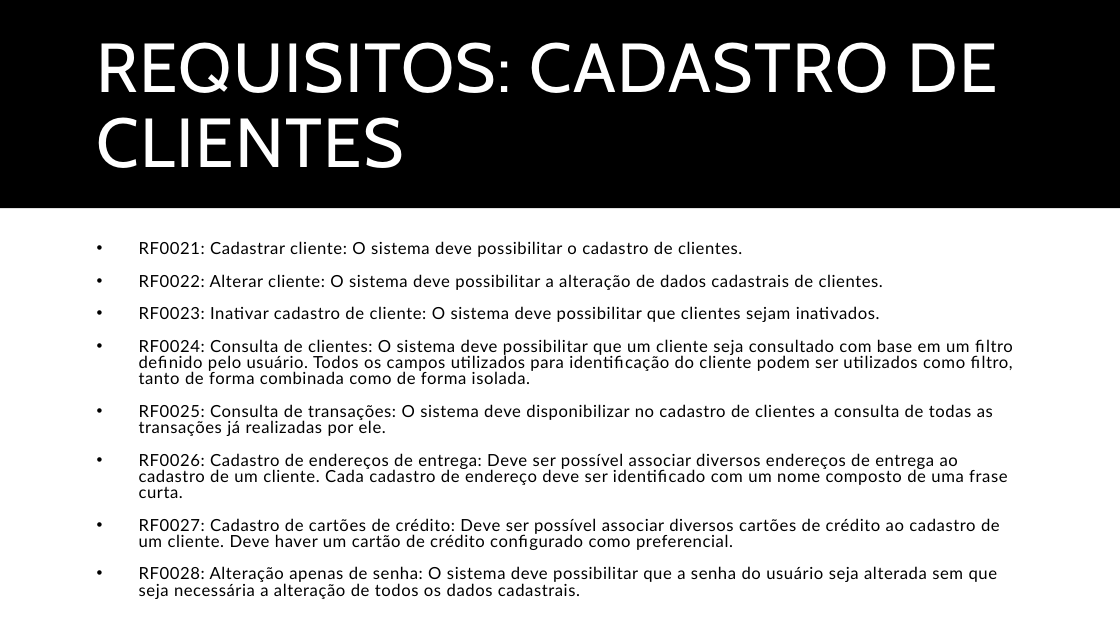
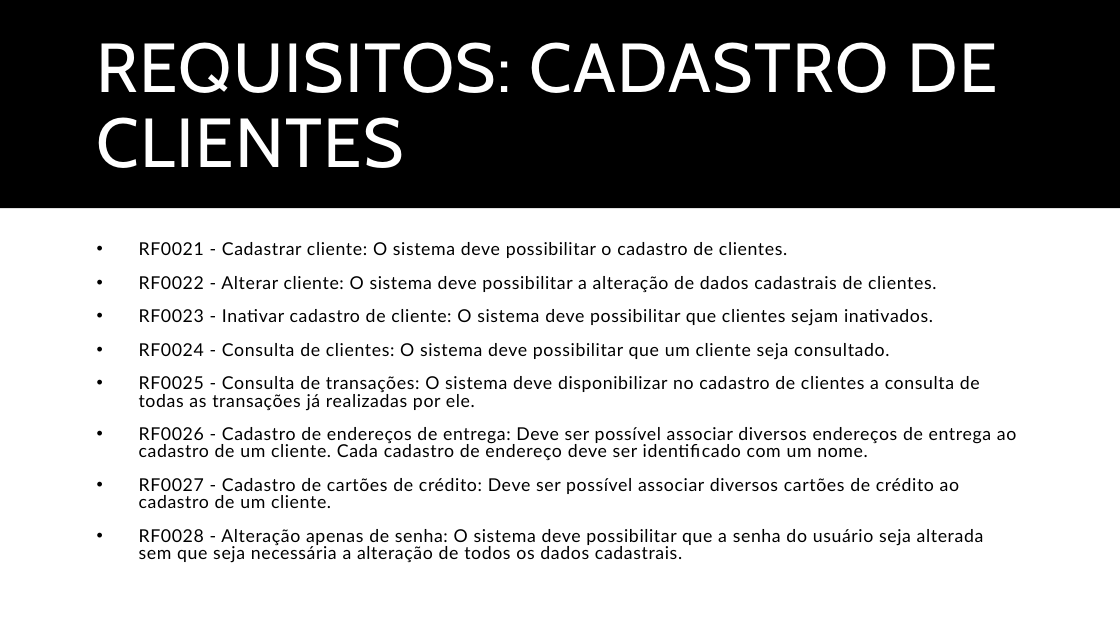
Before and after one commit to BrenoXDMoon/ProjetoLes, a slide deck: slide 9 of Documentos/Trabalho de Lab.pptx (slide 8 before the commit). Drawn at 1120x630 pixels with LibreOffice and Linux fonts; fonts in the diff are those of the drawing. Boxes give left, top, right and bottom in pixels: in the first picture for what was removed or moved away, otherwise in the second. Text is boxed around its words. In the diff, an @@ line names an element or a change of style, - is before the commit and + after.

Commit message:
Apresentação com Requisitos atualizados

```diff
--- a/Documentos/Trabalho de Lab.pptx
+++ b/Documentos/Trabalho de Lab.pptx
@@ text at (139, 242, 1016, 563): text changed; size 14.3 to 15.2 pt @@
-• RF0021: Cadastrar cliente: O sistema deve possibilitar o cadastro de clientes.
-• RF0022: Alterar cliente: O sistema deve possibilitar a alteração de dados cadastrais de clientes.
-• RF0023: Inativar cadastro de cliente: O sistema deve possibilitar que clientes sejam inativados.
-• RF0024: Consulta de clientes: O sistema deve possibilitar que um cliente seja consultado com base em um filtro definido pelo usuário. Todos os campos utilizados para identificação do cliente podem ser utilizados como filtro, tanto de forma combinada como de forma isolada.
-• RF0025: Consulta de transações: O sistema deve disponibilizar no cadastro de clientes a consulta de todas as transações já realizadas por ele.
-• RF0026: Cadastro de endereços de entrega: Deve ser possível associar diversos endereços de entrega ao cadastro de um cliente. Cada cadastro de endereço deve ser identificado com um nome composto de uma frase curta.
-• RF0027: Cadastro de cartões de crédito: Deve ser possível associar diversos cartões de crédito ao cadastro de um cliente. Deve haver um cartão de crédito configurado como preferencial.
-• RF0028: Alteração apenas de senha: O sistema deve possibilitar que a senha do usuário seja alterada sem que seja necessária a alteração de todos os dados cadastrais.
+• RF0021 - Cadastrar cliente: O sistema deve possibilitar o cadastro de clientes.
+• RF0022 - Alterar cliente: O sistema deve possibilitar a alteração de dados cadastrais de clientes.
+• RF0023 - Inativar cadastro de cliente: O sistema deve possibilitar que clientes sejam inativados.
+• RF0024 - Consulta de clientes: O sistema deve possibilitar que um cliente seja consultado.
+• RF0025 - Consulta de transações: O sistema deve disponibilizar no cadastro de clientes a consulta de todas as transações já realizadas por ele.
+• RF0026 - Cadastro de endereços de entrega: Deve ser possível associar diversos endereços de entrega ao cadastro de um cliente. Cada cadastro de endereço deve ser identificado com um nome.
+• RF0027 - Cadastro de cartões de crédito: Deve ser possível associar diversos cartões de crédito ao cadastro de um cliente.
+• RF0028 - Alteração apenas de senha: O sistema deve possibilitar que a senha do usuário seja alterada sem que seja necessária a alteração de todos os dados cadastrais.
```
Also in this commit, not shown: 12 other slides changed, 7 slides added, 1 slide removed, 23 other files.
